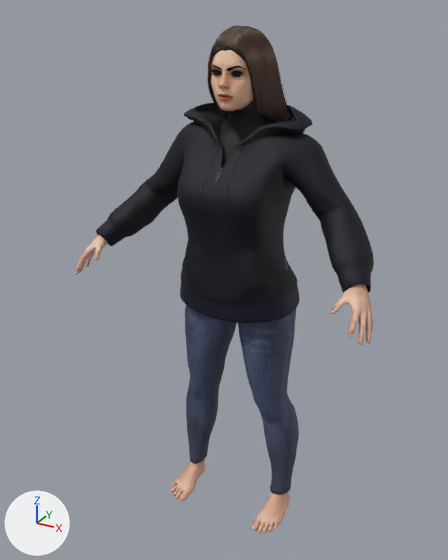
Before and after pictures for a commit that changed the glTF model web/public/models/npc/npc_average.glb.
Rendered twice from a 50 mm lens placed at (0.839, -1.665, 1.659), pointed at (-0.037, -0.073, 0.864). Arrows for +X, +Y and +Z are at lower left; the lights stay in place. The picture after the commit comes second.

In view in the first picture: 'Human', 'Human.elvs_hooded_sweat_jacket1', 'Human.long01', 'Human.punkduck_female_tight_jeans' and 2 more.
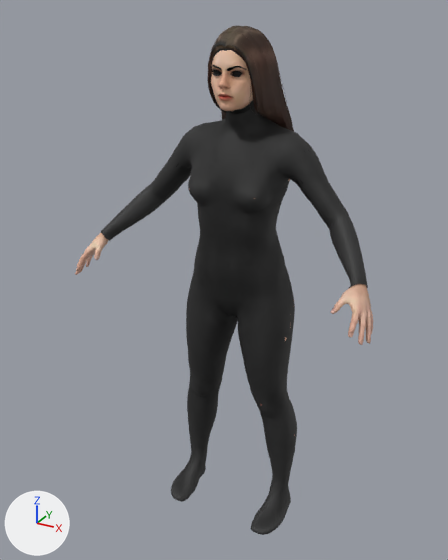
Changed parts and their boxes (x1, y1, x2, y2) in the pictures (448 x 560 px):
'Human.matcreator_mc-skinsuit_2022', added
    after: (101, 107, 368, 535)
'Human.elvs_hooded_sweat_jacket1', deleted
    before: (96, 102, 374, 323)
'Human.punkduck_female_tight_jeans', deleted (blue)
    before: (185, 258, 299, 495)

The change in detail:
Picture 'MC-SkinSuit_2022_diffuse' (img_mc_skinsuit_2022_diffuse) is new.
Picture 'MC-SkinSuit_2022_metallic-MC-SkinSuit_2022_roughness' (img_mc_skinsuit_2022_metallic_mc_skinsuit_2022_roughness) is new.
Picture 'MC-SkinSuit_2022_normal' (img_mc_skinsuit_2022_normal) is new.
Material 'Human.matcreator_mc-skinsuit_2022' (mat_human_matcreator_mc_skinsuit_2022) is new.
Uses the picture img_mc_skinsuit_2022_diffuse.
Uses the picture img_mc_skinsuit_2022_metallic_mc_skinsuit_2022_roughness.
Uses the picture img_mc_skinsuit_2022_normal.
Mesh me_mc_skinsuit_2022 is new.
It has 9848 vertices, 19620 faces and spans x -0.445..0.445, y -0.206..0.094, z -0.005..1.419.
It uses material mat_human_matcreator_mc_skinsuit_2022.
Object 'Human.elvs_hooded_sweat_jacket1' (ob_human_elvs_hooded_sweat_jacket1) is deleted.
Object 'Human.punkduck_female_tight_jeans' (ob_human_punkduck_female_tight_jeans) is deleted.
Object 'Human.matcreator_mc-skinsuit_2022' (ob_human_matcreator_mc_skinsuit_2022) is new; it shows me_mc_skinsuit_2022.
Its location is (0.0, 0.0, 0.0).
